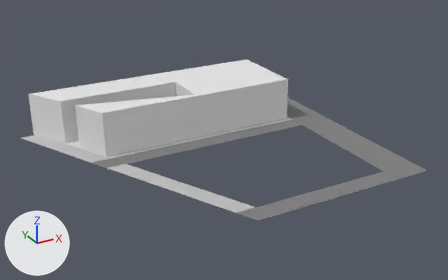
Renders of the glTF model assets/models/chunks/picasso.glb from each side of a commit.
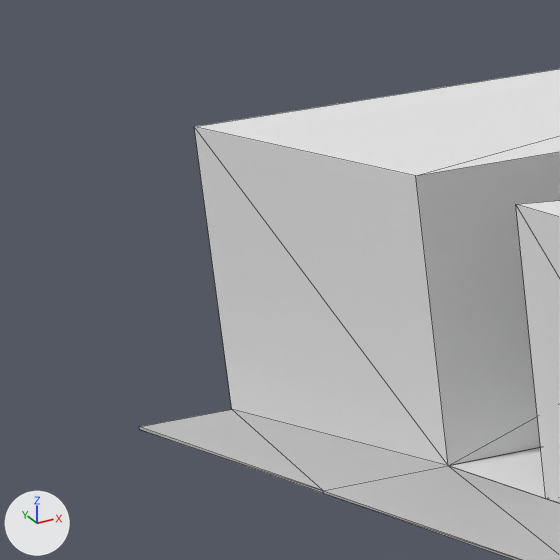
There are two pictures of each version: one whole from a 50 mm lens placed at (-25.7, -134.3, 55.7), pointed at (31.8, -29.8, 3.4), one close up on the part from 0% to 18% of the width and 27% to 56% of the height. The axes (+X, +Y, +Z) are drawn at lower left. The lights are the same throughout. The older version's two pictures come first. The close-ups show mesh edges as thin lines. Vertices at exactly the same position are counted once.

Objects in the first close-up: 'Pollo', 'Sidewalk', 'Square'.
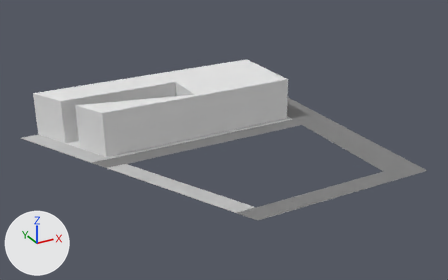
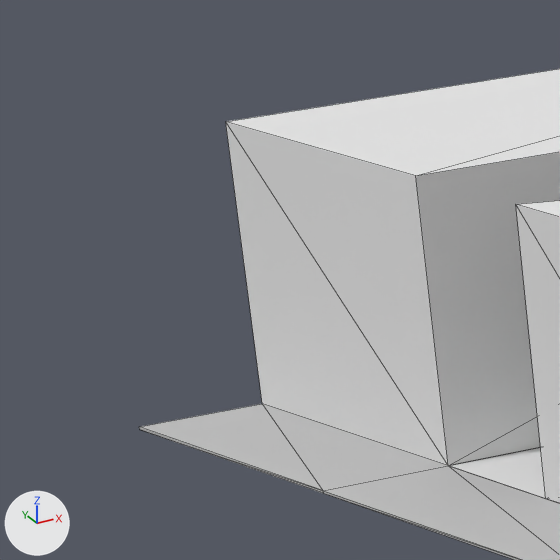
Where the change shows, as pixel boxes [x1, y1, x2, y2] in the close-ups (560 x 560 px; the box of a moved part takes in the faces that stretch with it):
'Pollo', reshaped
    before: [194, 69, 560, 466]
    after: [226, 69, 560, 466]
'Sidewalk', reshaped
    before: [139, 409, 560, 560]
    after: [139, 404, 560, 560]
part 2 of me_plane_002, moved or reshaped
    before: [141, 409, 447, 491]
    after: [141, 404, 447, 491]

Patch to the scene script:
```diff
--- a/assets/models/chunks/picasso.glb.py
+++ b/assets/models/chunks/picasso.glb.py
@@ me_cube @@
 # used by ob_pollo; location = (4.0, -1.0, 1.1)
-me_cube.from_pydata(...)  # 15 vertices, 16 faces; spans x -5.0..51.0, y -18.0..1.0, z -1.0..8.9
-me_cube.vertices[2].co = (-5.0, 1.0, -1.0)  # pixel (231, 409)
-me_cube.vertices[3].co = (-5.0, 1.0, 8.9)  # pixel (194, 126)
+me_cube.from_pydata(...)  # 15 vertices, 16 faces; spans x -4.0..51.0, y -18.0..1.0, z -1.0..8.9
+# me_cube part 1
+me_cube.vertices[2].co = (-4.0, 1.0, -1.0)  # pixel (262, 403)
+me_cube.vertices[3].co = (-4.0, 1.0, 8.9)  # pixel (225, 121)
 me_cube.materials.append(mat_material_001)
@@ me_plane_002 @@
 me_plane_002.from_pydata(...)  # 30 vertices, 34 faces; spans x -2.0..58.0, y -52.0..0.0, z 0.0..0.1
 # used by ob_sidewalk; location = (-2.0, 0.0, 0.0)
-me_plane_002.vertices[15].co = (1.0, 0.0, 0.1)  # pixel (231, 409)
+# me_plane_002 part 2
+me_plane_002.vertices[15].co = (2.0, 0.0, 0.1)  # pixel (262, 403)
 me_plane_002.materials.append(mat_sidewalk)
```
